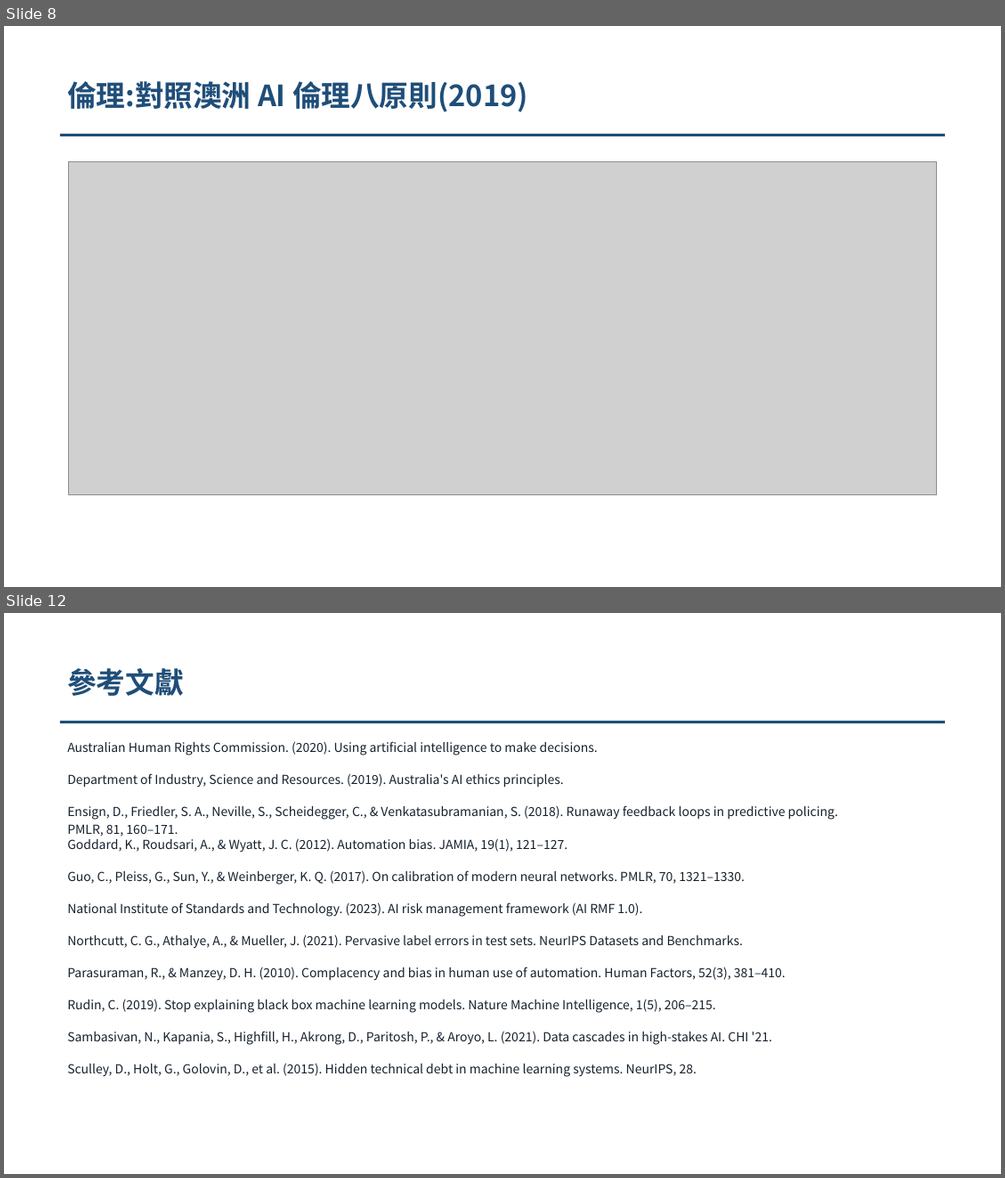
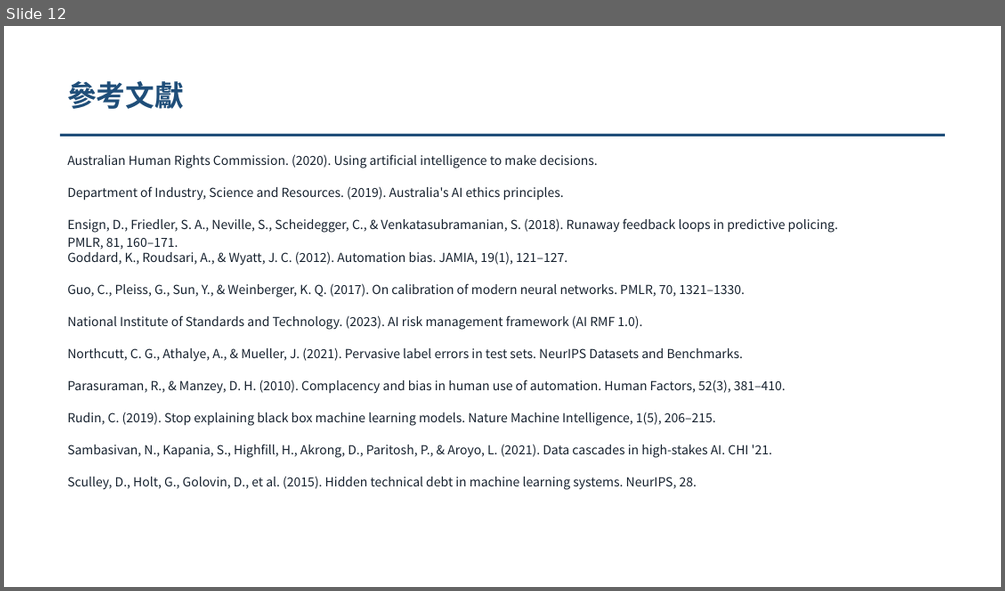
Before and after one commit to pokai-huang0828/UTS_workspace, a slide deck: Artificial Intelligence for Enterprises/Assessment3/Huang_26254793_421104_Assessment 3 (slim).pptx. Shown one above the other, each under a label of ours: slides 8 and 12 before the commit, slide 12 after it; the slides between them are not shown. The pictures are 1005x1178 and 1005x591 pixels, drawn with LibreOffice and Linux fonts; fonts in the diff are those of the drawing; grey boxes stand for pictures. Boxes give left, top, right and bottom in pixels: in the first picture for what was removed or moved away, otherwise in the second. Text is boxed around its words. In the diff, an @@ line names an element or a change of style, - is before the commit and + after.

```diff
--- a/Artificial Intelligence for Enterprises/Assessment3/Huang_26254793_421104_Assessment 3 (slim).pptx
+++ b/Artificial Intelligence for Enterprises/Assessment3/Huang_26254793_421104_Assessment 3 (slim).pptx
@@ slide 8 removed at (x1=4, y1=26, x2=1001, y2=587), background #FFFFFF @@
@@ text removed at (x1=67, y1=81, x2=528, y2=112) @@
-倫理:對照澳洲 AI 倫理八原則(2019)
@@ rectangle removed at (x1=60, y1=134, x2=945, y2=136) @@
@@ picture removed at (x1=69, y1=162, x2=937, y2=495) @@
```
Also in this commit, not shown: 7 slides changed, 4 slides added, 3 other slides removed, 2 other files.
